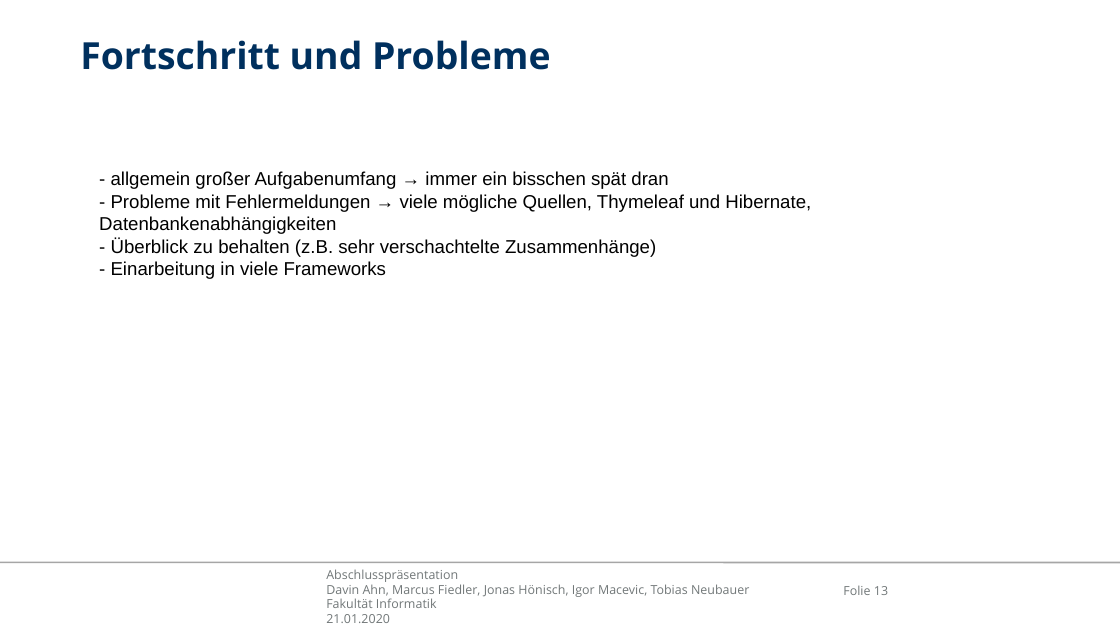
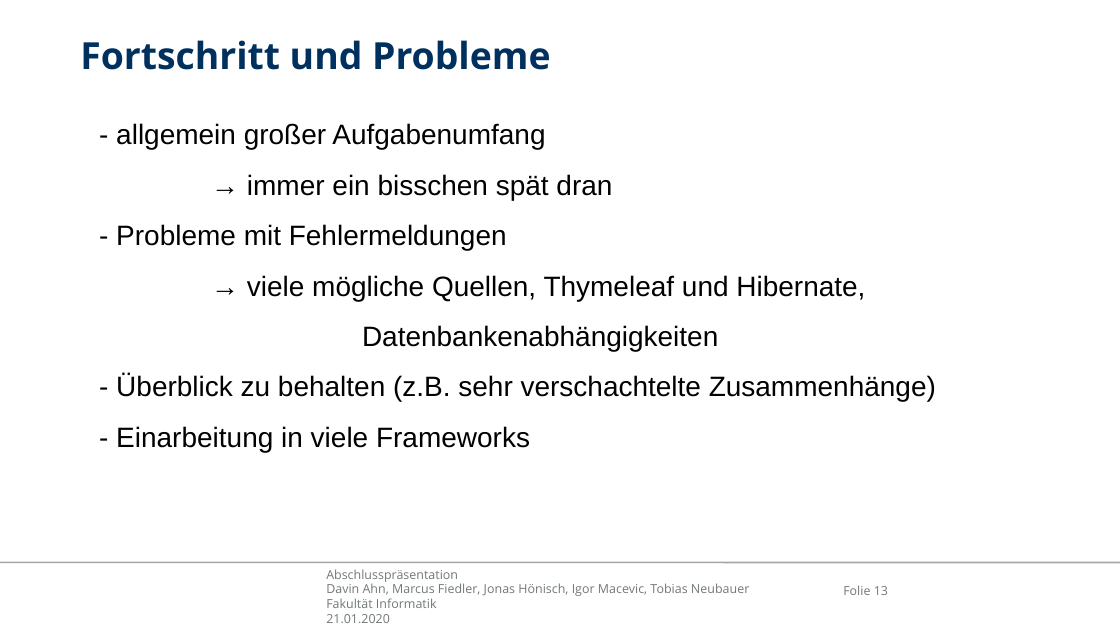
Before and after one commit to ahndavin/Web_Entwicklung_Uni, a slide deck: slide 13 of src/main/asciidoc/Abschlusspraesentation.pptx. Drawn at 1120x630 pixels with LibreOffice and Linux fonts; fonts in the diff are those of the drawing; background and template pictures are left out. Boxes give left, top, right and bottom in pixels: in the first picture for what was removed or moved away, otherwise in the second. Text is boxed around its words. In the diff, an @@ line names an element or a change of style, - is before the commit and + after.

```diff
--- a/src/main/asciidoc/Abschlusspraesentation.pptx
+++ b/src/main/asciidoc/Abschlusspraesentation.pptx
@@ text at [116,123,865,351]: text changed; size 12 to 18 pt @@
-- allgemein großer Aufgabenumfang → immer ein bisschen spät dran
-- Probleme mit Fehlermeldungen → viele mögliche Quellen, Thymeleaf und Hibernate, Datenbankenabhängigkeiten
+- allgemein großer Aufgabenumfang
+→ immer ein bisschen spät dran
+- Probleme mit Fehlermeldungen
+→ viele mögliche Quellen, Thymeleaf und Hibernate, Datenbankenabhängigkeiten
@@ text at [116,374,936,452]: size 12 to 18 pt in "- Überblick zu behalten (z.B. sehr verschachtelte ...", "- Einarbeitung in viele Frameworks"; line spacing 1 to 1.5 @@
```
Also in this commit, not shown: 5 other slides changed.
